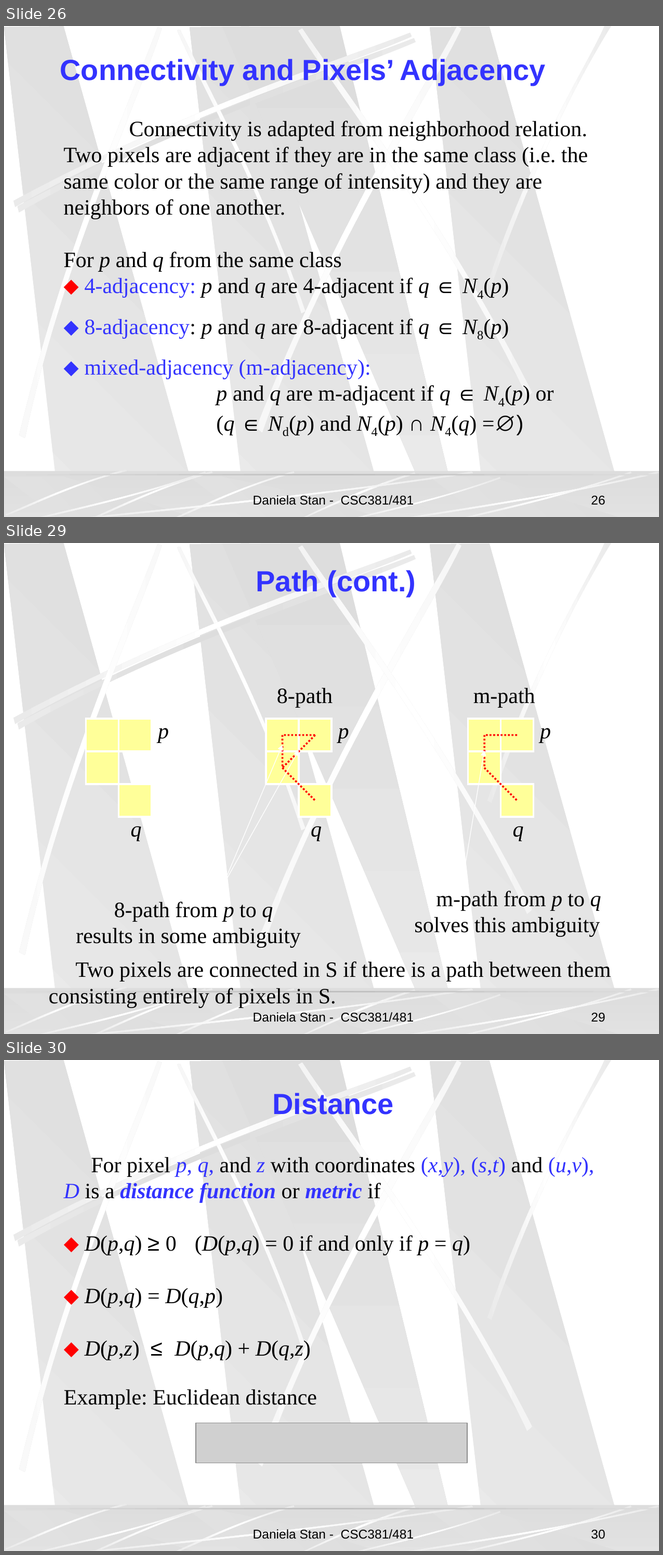
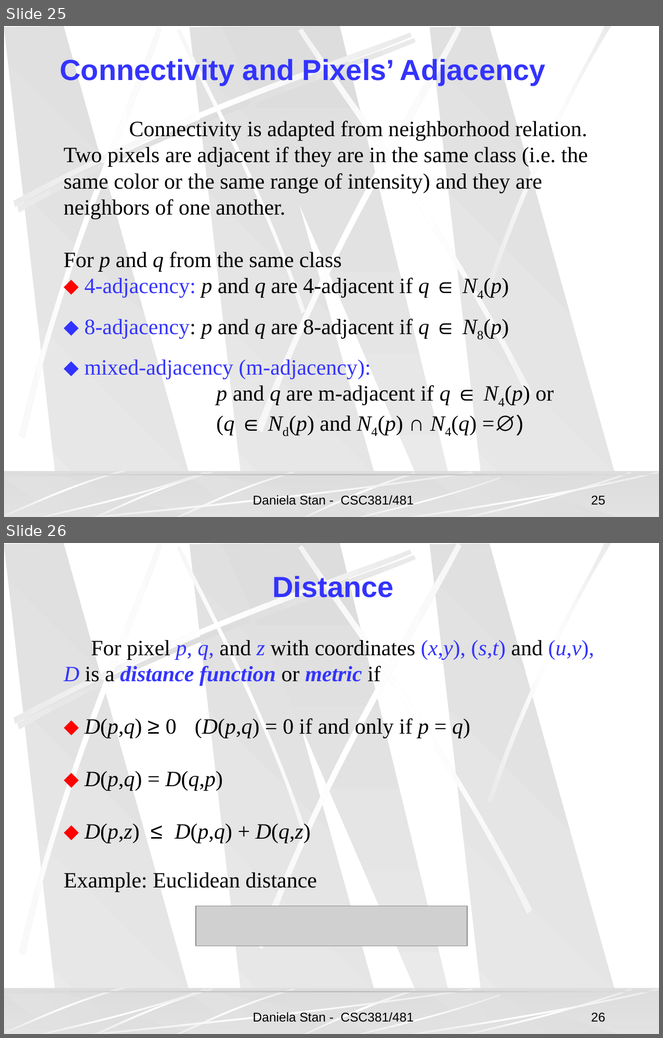
Before and after one commit to vsimonis/matlab-tutorial, a slide deck: IntroToImgProcessing-2.ppt. Shown one above the other, each under a label of ours: slides 26, 29 and 30 before the commit, slides 25 and 26 after it; the slides between them are not shown. The pictures are 663x1555 and 663x1038 pixels, drawn with LibreOffice and Linux fonts; fonts in the diff are those of the drawing; grey boxes stand for pictures; background and template pictures are left out. Boxes give left, top, right and bottom in pixels: in the first picture for what was removed or moved away, otherwise in the second. Text is boxed around its words. In the diff, an @@ line names an element or a change of style, - is before the commit and + after.

```diff
--- a/IntroToImgProcessing-2.ppt
+++ b/IntroToImgProcessing-2.ppt
@@ slide 29 removed at box(4, 543, 659, 1034), background picture (left out); not listed: 27 template elements that a slide beside it also shows @@
@@ text removed at box(256, 570, 416, 597) @@
-Path (cont.)
@@ text removed at box(277, 688, 333, 708) @@
-8-path
@@ text removed at box(474, 688, 535, 708) @@
-m-path
@@ arrow removed from (222, 887) to (283, 745) @@
@@ line removed from (315, 735) to (283, 735) @@
@@ line removed from (283, 735) to (283, 768) @@
@@ line removed from (315, 735) to (283, 768) @@
@@ line removed from (517, 735) to (484, 735) @@
@@ line removed from (484, 735) to (484, 768) @@
@@ arrow removed from (222, 887) to (299, 750) @@
@@ arrow removed from (463, 882) to (484, 750) @@
@@ line removed from (283, 768) to (315, 800) @@
@@ line removed from (484, 768) to (517, 800) @@
@@ group removed at box(86, 719, 169, 841): 4 rectangles, 2 texts @@
-p
-q
@@ group removed at box(266, 719, 349, 841): 4 rectangles, 2 texts @@
-p
-q
@@ group removed at box(468, 719, 551, 841): 4 rectangles, 2 texts @@
-p
-q
@@ text removed at box(414, 891, 601, 937) @@
-m-path from p to q
-solves this ambiguity
@@ text removed at box(76, 902, 301, 948) @@
-8-path from p to q
-results in some ambiguity
@@ text removed at box(49, 962, 611, 1008) @@
-Two pixels are connected in S if there is a path between them
-consisting entirely of pixels in S.
@@ text removed at box(253, 1013, 414, 1022) @@
-Daniela Stan - CSC381/481
@@ page number removed at box(591, 1013, 605, 1022) @@
-29
@@ what was slide 26 is now slide 25 @@
@@ page number at box(591, 496, 605, 505): text changed @@
-26
+25
@@ what was slide 30 is now slide 26 @@
@@ page number at box(591, 1013, 605, 1022): text changed @@
-30
+26
```
Also in this commit, not shown: 13 other slides removed, 4 other files.
